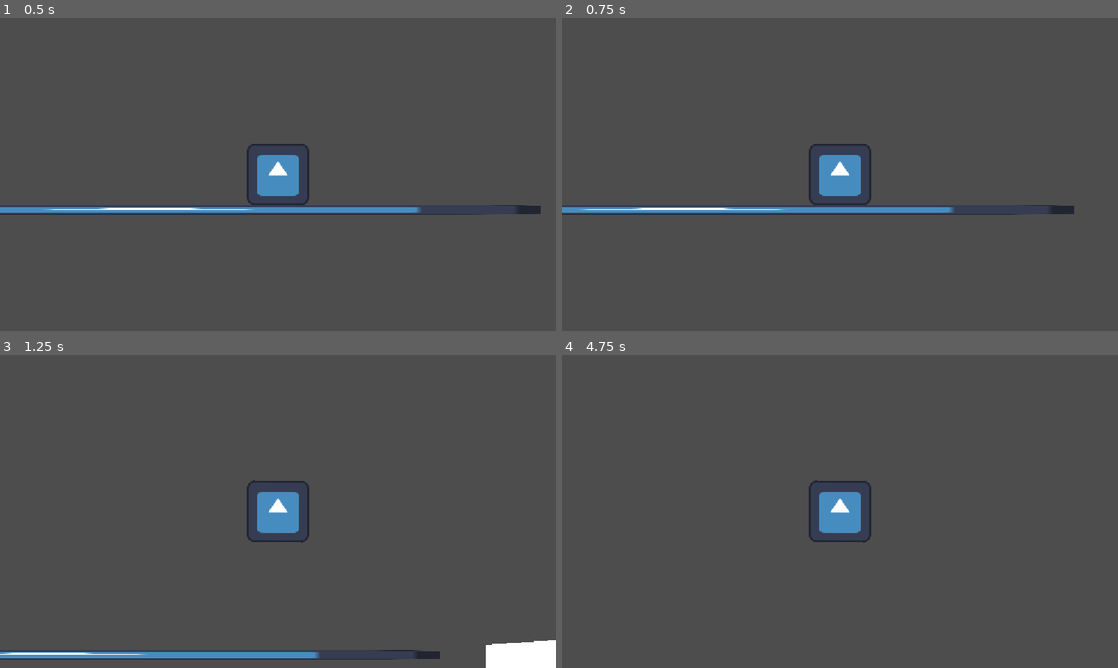
Above: before the commit, frames 1-4 (two rows, left to right).
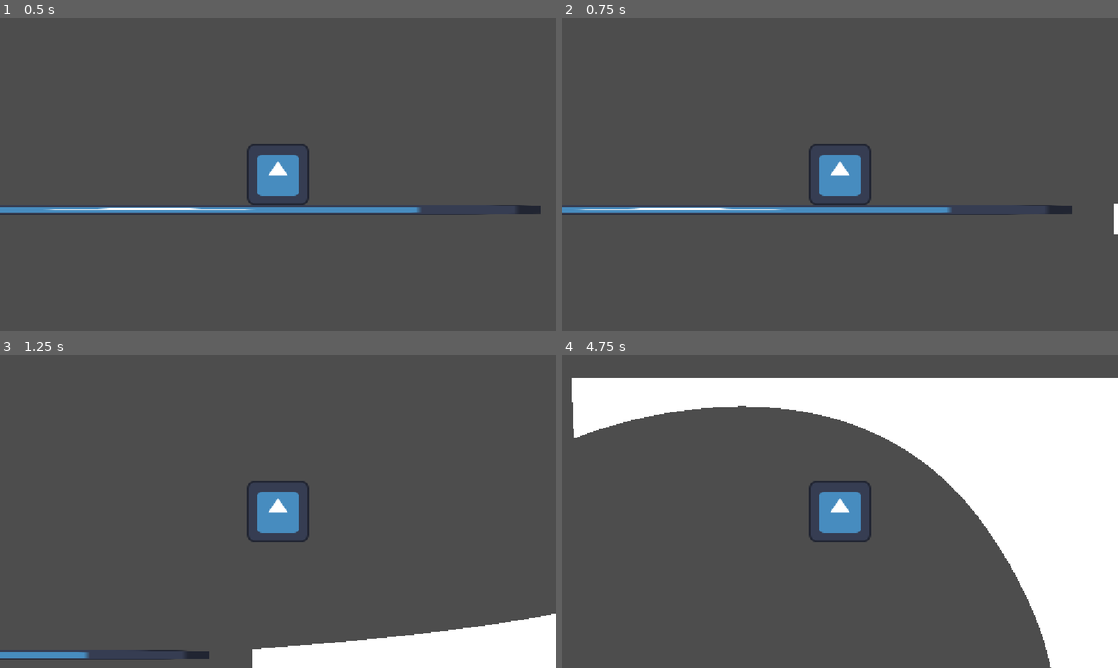
Above: after the commit, the same moments.

Repository: hausjz123-oss/2D-Platformer-Prototype
Game: Godot game, scene res://scenes/grav_walking_test.tscn
Two runs of this game, one before a commit and one after it. Both use one fixed random seed, a clock stepped at 60 frames per second and the inputs below. This scene is started directly instead of the project's main scene. The engine's default icon, where the game draws it, is replaced by a stand-in: a white triangle on a blue panel in a dark square.
Inputs (mouse positions are in pixels of both pictures, inside the frame that each line leads up to):
- Up to frame 1 (0.5 s): no input
- Up to frame 2 (0.75 s): move the mouse to (962, 158) at 0.52 s; hold D (right) from 0.53 s (still down); click (962, 158) at 0.6 s
- Up to frame 3 (1.25 s): keep holding D (right); tap W (jump) at 0.77 s
- Up to frame 4 (4.75 s): move the mouse to (728, 527) at 1.27 s; click (728, 527) at 1.35 s; tap W (jump) at 1.52, 3.02, 3.77, 4.52 s; move the mouse to (895, 442) at 2.02 s; release D (right) at 2.03 s; hold A (left) 2.03-2.78 s; click (895, 442) at 2.1 s; move the mouse to (812, 574) at 2.77 s; hold D (right) 2.78-4.28 s; click (812, 574) at 2.85 s; tap Enter at 3.5 s; move the mouse to (1006, 558) at 3.52 s; click (1006, 558) at 3.6 s; move the mouse to (673, 464) at 4.27 s; hold A (left) from 4.28 s (still down); click (673, 464) at 4.35 s

Frame 1 is identical in both runs. In frame 2, 0.1% of the frame differs, in the area x 3-100%, y 59-70%; in frame 3, 5.6%; in frame 4, 32%, in the area x 1-100%, y 7-100%.

Commit message:
sloped movement works on the temporary character. just need to do it on the main character next.

Diff:
--- a/scenes/grav_test_player.tscn
+++ b/scenes/grav_test_player.tscn
@@ -26,3 +26,6 @@
 
 [node name="CollisionShape2D" type="CollisionShape2D" parent="Area2D" unique_id=1327216323]
 shape = SubResource("RectangleShape2D_384fj")
+
+[node name="RayCast2D" type="RayCast2D" parent="." unique_id=682464118]
+target_position = Vector2(0, 40)
--- a/scenes/grav_walking_test.tscn
+++ b/scenes/grav_walking_test.tscn
@@ -33,7 +33,21 @@
 shape = SubResource("CircleShape2D_ubtch")
 
 [node name="Curved_terrain" type="Path2D" parent="." unique_id=903909106]
-position = Vector2(724, 0)
+position = Vector2(713.00006, 6)
+scale = Vector2(0.6179411, 0.6403834)
 curve = SubResource("Curve2D_n8avm")
 script = ExtResource("3_welln")
 metadata/_custom_type_script = "uid://cfs20w8fjteig"
+
+[node name="StaticBody2D2" type="StaticBody2D" parent="." unique_id=732258849]
+position = Vector2(-2602, 606.00006)
+scale = Vector2(37.659775, 37.659775)
+
+[node name="CollisionShape2D" type="CollisionShape2D" parent="StaticBody2D2" unique_id=936103537]
+position = Vector2(26.473866, -6.2666297)
+shape = SubResource("CircleShape2D_ubtch")
+
+[node name="Air_flip_timer" type="Timer" parent="." unique_id=2059276694]
+wait_time = 0.2
+one_shot = true
+autostart = true
--- a/scripts/grav_test_player.gd
+++ b/scripts/grav_test_player.gd
@@ -5,12 +5,19 @@
 const JUMP_VELOCITY = -700.0
 
 @onready var area_2d: Area2D = $Area2D
+@onready var ray_cast_2d: RayCast2D = $RayCast2D
+@onready var air_flip_timer: Timer = $"../Air_flip_timer"
 
 func _physics_process(delta: float) -> void:
+	var arr_wo_player : Array[Node2D] = area_2d.get_overlapping_bodies()
+	if(arr_wo_player.has(self)):
+		arr_wo_player.remove_at(arr_wo_player.find(self))
+
 	# Add the gravity.
-	if not is_on_floor():
-		if (!is_on_floor()): velocity += get_gravity() * delta
-		else: velocity += get_floor_normal().rotated(PI) * delta
+	if (is_on_floor() and velocity.length() >= 200):
+		velocity += get_gravity().rotated(rotation) *  delta
+	else:
+		velocity += Vector2.DOWN * get_gravity().length() * delta
 
 	# Handle jump.
 	if Input.is_action_just_pressed("jump") and !area_2d.get_overlapping_bodies().is_empty():
@@ -20,11 +27,23 @@
 	# As good practice, you should replace UI actions with custom gameplay actions.
 	var direction := Input.get_axis("left", "right")
 	if direction:
-		velocity.x = direction * SPEED
+		if (!arr_wo_player.is_empty()):
+			velocity += Vector2.RIGHT.rotated(rotation) * direction * SPEED*10 * delta
+		else: velocity.x = move_toward(velocity.x, direction*1500,SPEED*delta*10)
 	else:
-		velocity.x = move_toward(velocity.x, 0, SPEED)
-
-	if (!area_2d.get_overlapping_bodies().is_empty() and is_on_floor()):
-		rotation = Vector2.UP.angle_to(get_floor_normal())
+		# velocity.x = move_toward(velocity.x, 0, SPEED)
+		velocity -= velocity.project(Vector2.RIGHT.rotated(rotation)) * delta
 
 	move_and_slide()
+	if (get_last_slide_collision()):
+		if (!arr_wo_player.is_empty()):
+			rotation = rotate_toward(rotation, Vector2.UP.angle_to(get_last_slide_collision().get_normal()), delta*4)
+
+	if(air_flip_timer):
+		if (air_flip_timer.time_left <= 0 and arr_wo_player.is_empty()):
+			rotation = move_toward(rotation, 0, delta*2)
+		elif (!arr_wo_player.is_empty()):
+			air_flip_timer.start(0.2)
+
+	up_direction = Vector2.UP.rotated(rotation)
+	print(velocity.length())
